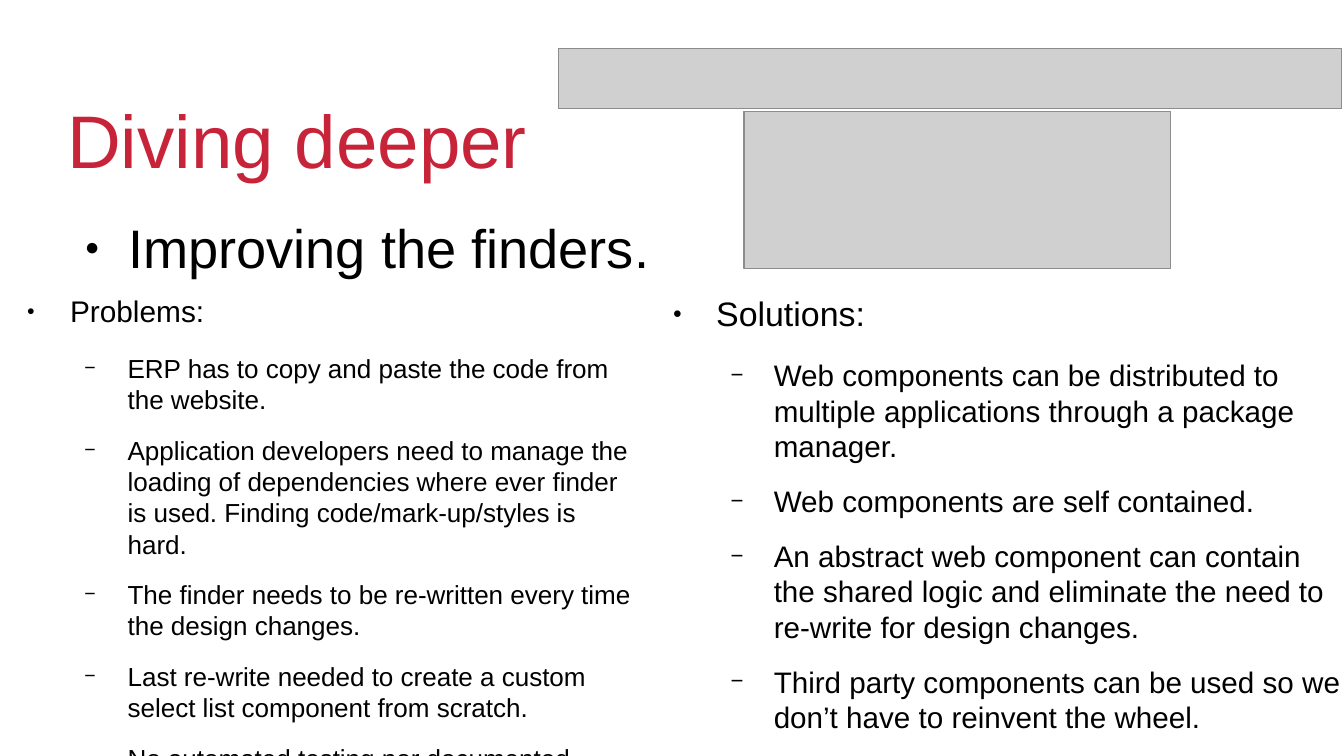
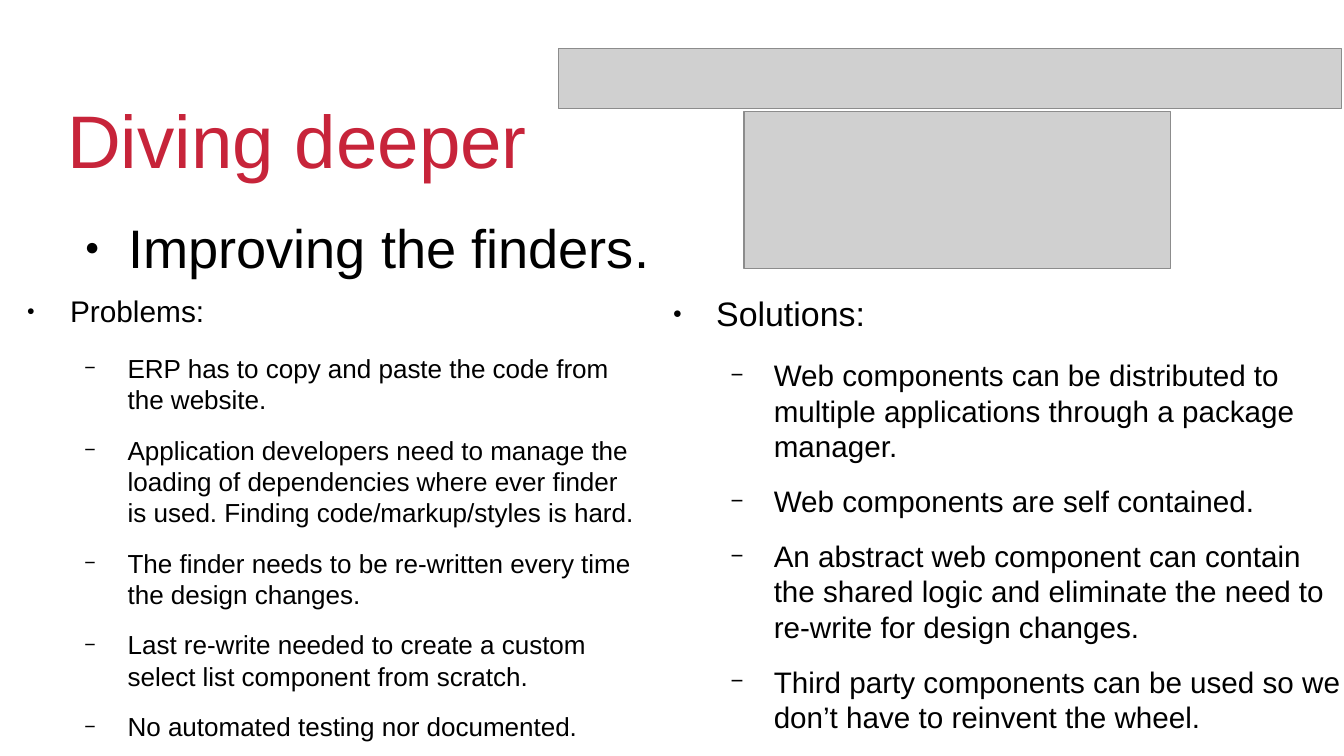
Before and after one commit to QuiWorks/wc-presentation, a slide deck: slide 9 of wc-pp-presentation.odp. Drawn at 1344x756 pixels with LibreOffice and Linux fonts; fonts in the diff are those of the drawing; grey boxes stand for pictures; background and template pictures are left out. Boxes give left, top, right and bottom in pixels: in the first picture for what was removed or moved away, otherwise in the second. Text is boxed around its words. In the diff, an @@ line names an element or a change of style, - is before the commit and + after.

Commit message:
finder implementation

```diff
--- a/wc-pp-presentation.odp
+++ b/wc-pp-presentation.odp
@@ text at [128, 441, 633, 528]: text changed @@
-  − Application developers need to manage the loading of dependencies where ever finder is used. Finding code/mark-up/styles is hard.
+  − Application developers need to manage the loading of dependencies where ever finder is used. Finding code/markup/styles is hard.
```
Also in this commit, not shown: 1 other slide changed.
